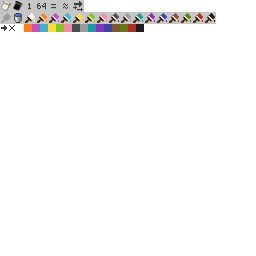
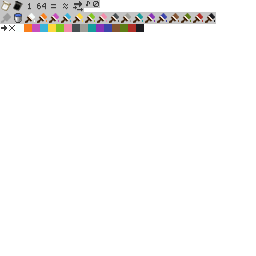
Layered file, before and after one edit (256x256). Changes by layer:
painted on "Layer 1" over [84, 0, 100, 8]
